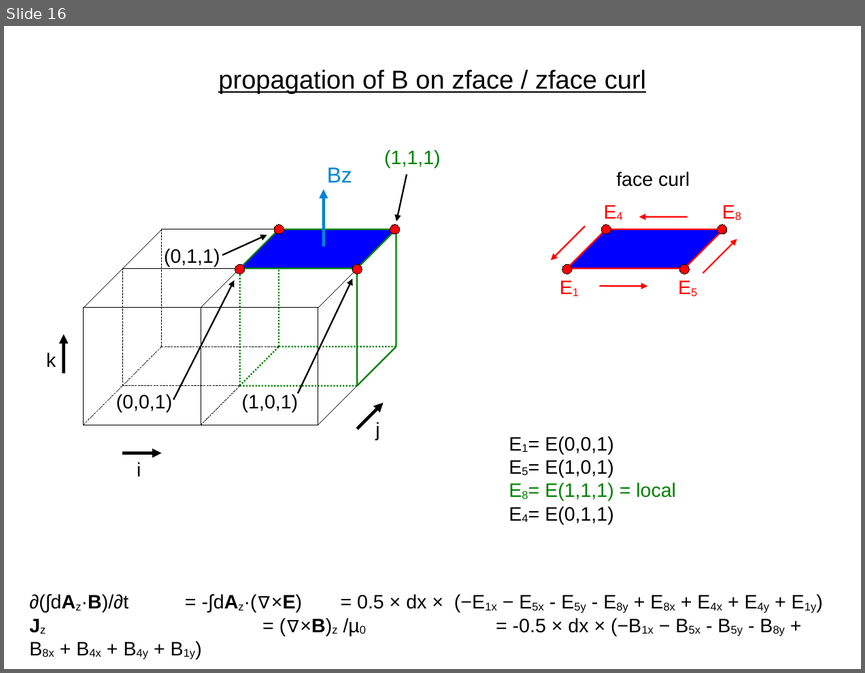
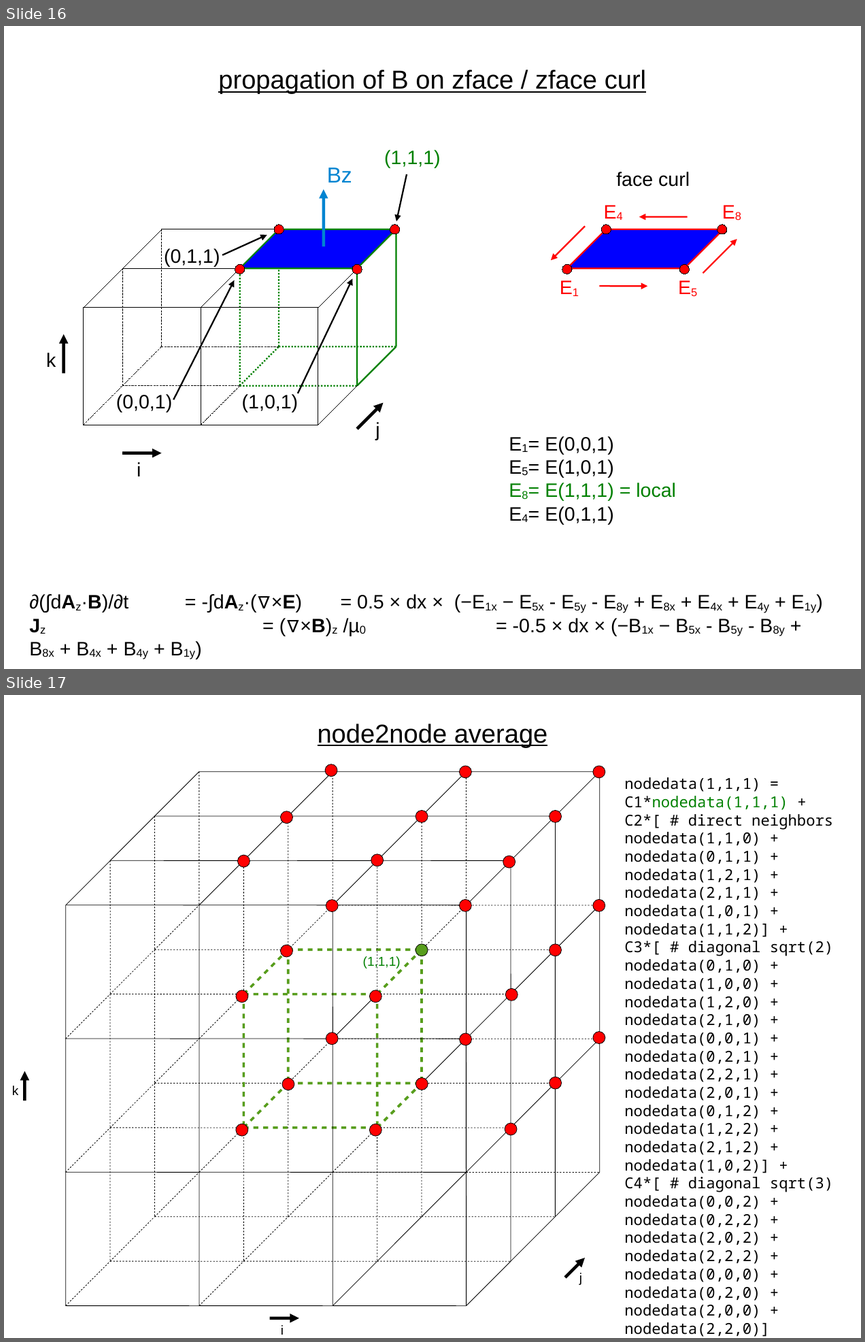
Before and after one commit to fmihpc/rhybrid, a slide deck: doc/cell_indexing.odp. Shown one above the other, each under a label of ours: slide 16 before the commit, slides 16 and 17 after it. The pictures are 865x673 and 865x1342 pixels, drawn with LibreOffice and Linux fonts; fonts in the diff are those of the drawing. Boxes give left, top, right and bottom in pixels: in the first picture for what was removed or moved away, otherwise in the second. Text is boxed around its words. In the diff, an @@ line names an element or a change of style, - is before the commit and + after.

Commit message:
node averaging function first implementation  Changes to be committed: 	modified:   ../doc/cell_indexing.odp 	modified:   ../doc/cell_indexing.pdf 	modified:   hybrid_propagator.cpp 	modified:   hybrid_propagator.h

```diff
--- a/doc/cell_indexing.odp
+++ b/doc/cell_indexing.odp
@@ slide 17 added at [4,695,861,1338], background #FFFFFF @@
@@ text added at [317,724,548,748], 24 pt, text #000000, underline @@
+node2node average
@@ text added at [624,777,833,1336], 14 pt, text #000000 @@
+nodedata(1,1,1) =
+C1*nodedata(1,1,1) +
+C2*[ # direct neighbors
+nodedata(1,1,0) +
+nodedata(0,1,1) +
+nodedata(1,2,1) +
+nodedata(2,1,1) +
+nodedata(1,0,1) +
+nodedata(1,1,2)] +
+C3*[ # diagonal sqrt(2)
+nodedata(0,1,0) +
+nodedata(1,0,0) +
+nodedata(1,2,0) +
+nodedata(2,1,0) +
+nodedata(0,0,1) +
+nodedata(0,2,1) +
+nodedata(2,2,1) +
+nodedata(2,0,1) +
+nodedata(0,1,2) +
+nodedata(1,2,2) +
+nodedata(2,1,2) +
+nodedata(1,0,2)] +
+C4*[ # diagonal sqrt(3)
+nodedata(0,0,2) +
+nodedata(0,2,2) +
+nodedata(2,0,2) +
+nodedata(2,2,2) +
+nodedata(0,0,0) +
+nodedata(0,2,0) +
+nodedata(2,0,0) +
+nodedata(2,2,0)]
@@ group added at [12,764,606,1334]: 137 lines, 27 ellipses, 4 texts, 3 arrows @@
+i
+k
+j
+(1,1,1)
```
Also in this commit, not shown: 3 other slides added, 3 other files.
